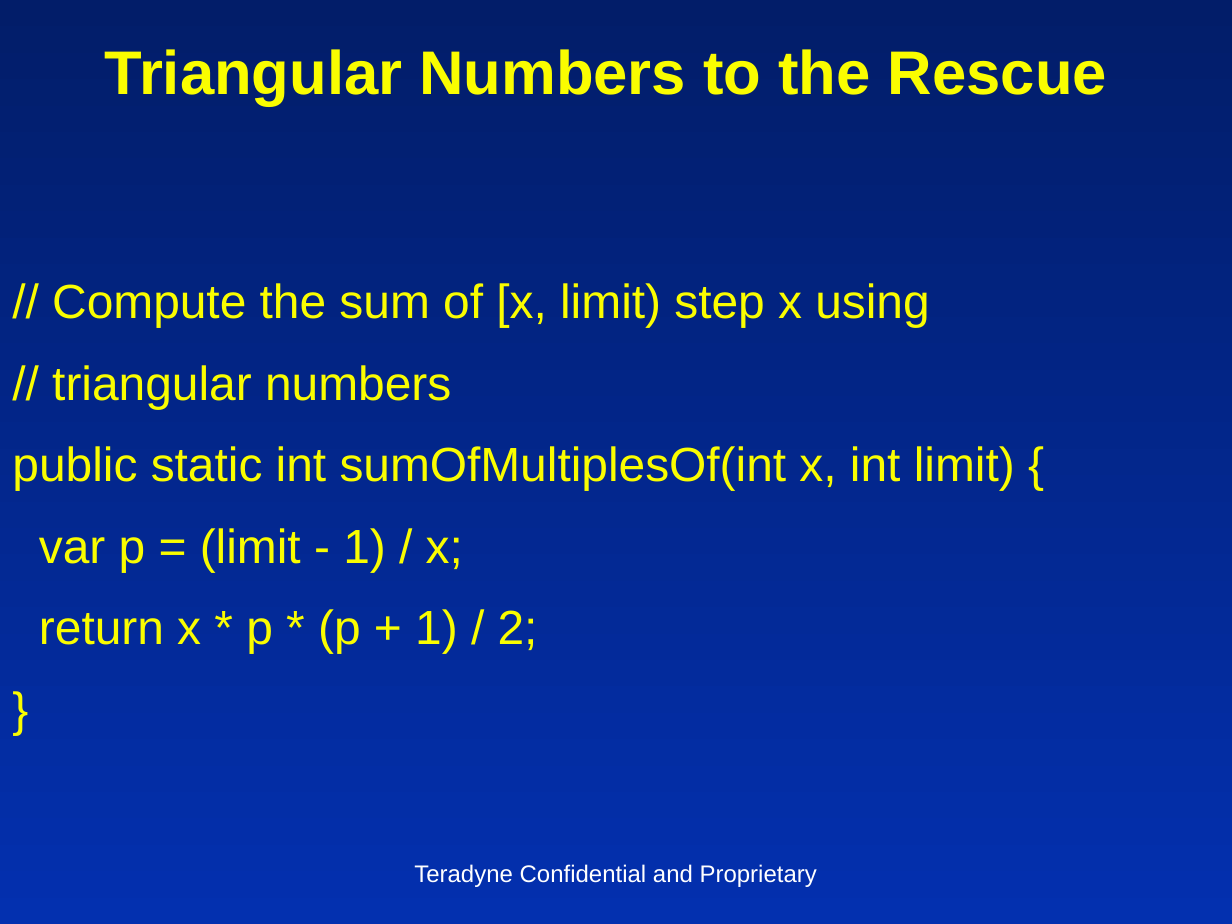
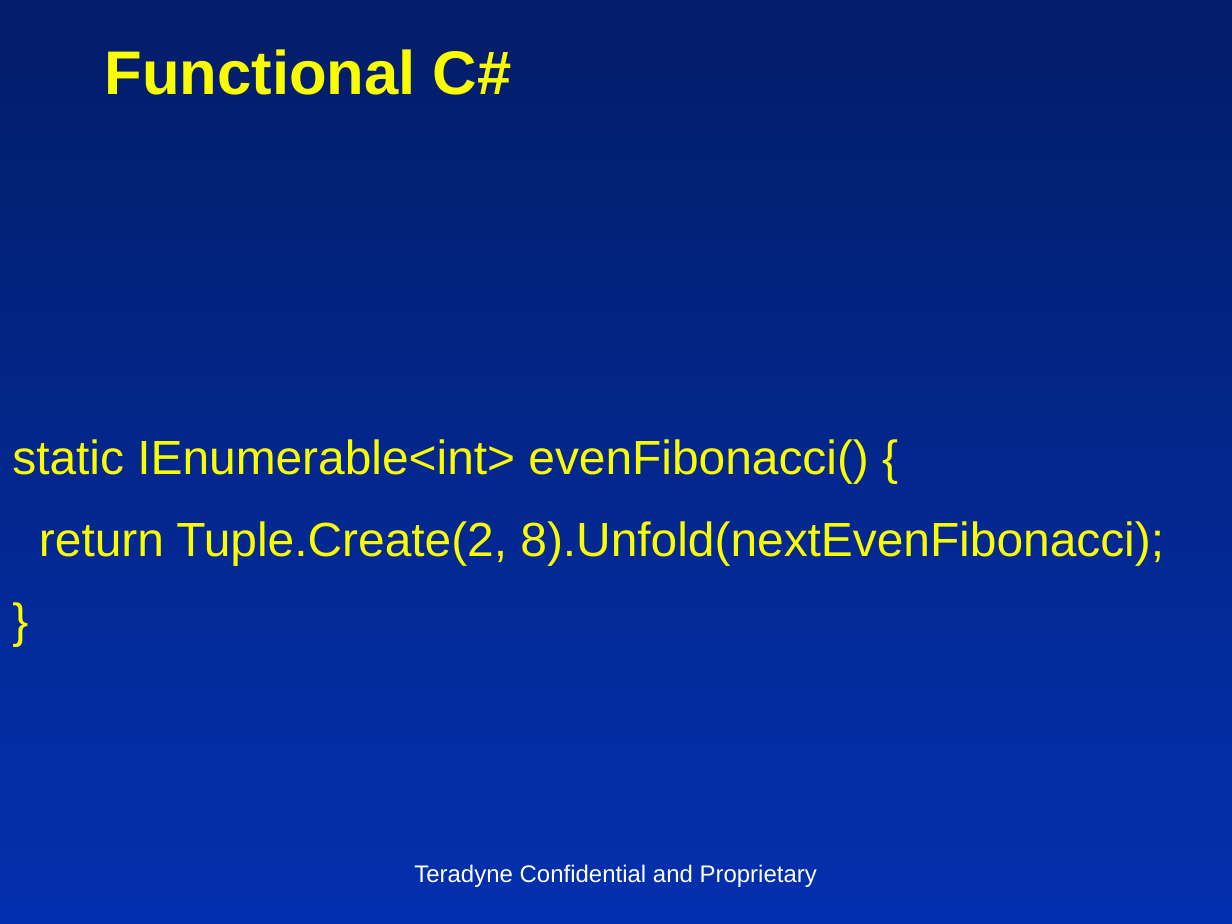
Before and after one commit to insideoutclub/Euler, a slide deck: slide 24 of FiveEasyPieces2.pptx (slide 18 before the commit). Drawn at 1232x924 pixels with LibreOffice and Linux fonts; fonts in the diff are those of the drawing. Boxes give left, top, right and bottom in pixels: in the first picture for what was removed or moved away, otherwise in the second. Text is boxed around its words. In the diff, an @@ line names an element or a change of style, - is before the commit and + after.

```diff
--- a/FiveEasyPieces2.pptx
+++ b/FiveEasyPieces2.pptx
@@ title at (105,49,512,95): text changed @@
-Triangular Numbers to the Rescue
+Functional C#
@@ text at (12,439,1164,565): text changed @@
-// Compute the sum of [x, limit) step x using
-// triangular numbers
-public static int sumOfMultiplesOf(int x, int limit) {
-var p = (limit - 1) / x;
-return x * p * (p + 1) / 2;
+static IEnumerable<int> evenFibonacci() {
+return Tuple.Create(2, 8).Unfold(nextEvenFibonacci);
```
Also in this commit, not shown: 16 other slides changed, 10 slides added, 4 slides removed, 1 other file.
